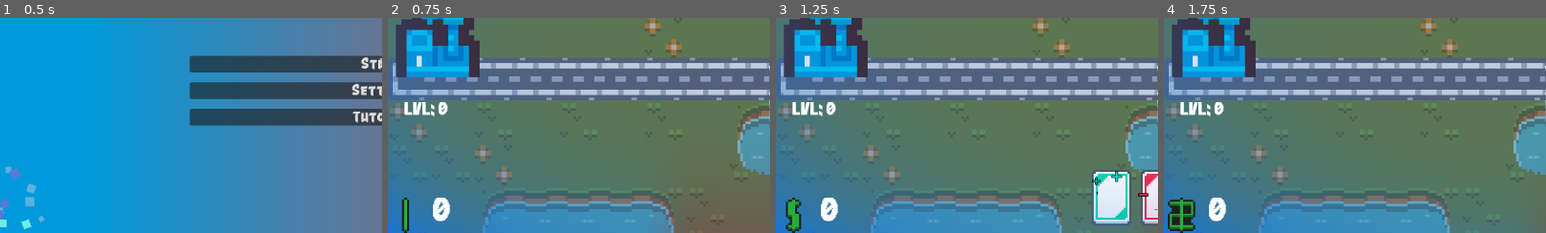
Above: before the commit, frames 1-4 (left to right).
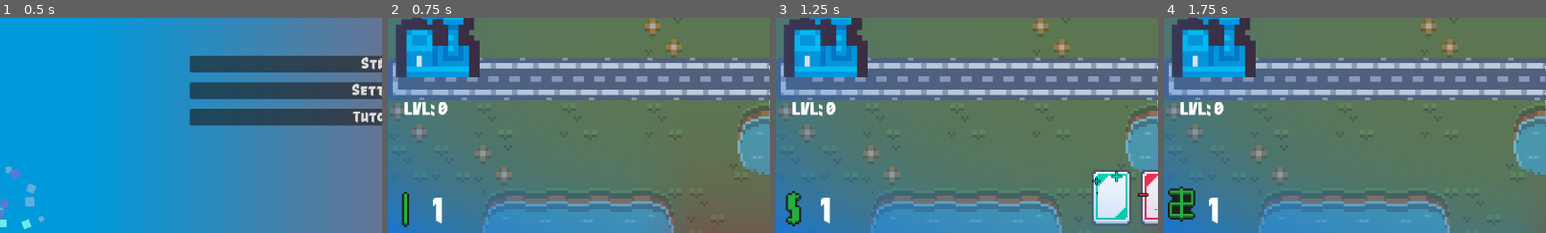
Above: after the commit, the same moments.

Repository: SpencerTWilson/WinterMelonJam
Game: Godot game, scene res://Scenes/Menus/single_player_title_screen.tscn
Two runs of this game, one before a commit and one after it. Both use one fixed random seed, a clock stepped at 60 frames per second and the inputs below. Sound files missing from this copy of the repository are replaced by a short silence.
Inputs (mouse positions are % of the whole screen's width and height, from its top left):
- Up to frame 1 (0.5 s): no input
- Up to frame 2 (0.75 s): click "Start" at 0.5 s
- Up to frame 3 (1.25 s): no input
- Up to frame 4 (1.75 s): click (98, 4) at 1.25 s
The pictures show only the part of the screen within x 0-50%, y 50-100%; the shares and areas given below are measured in that part.

Frame 1 is identical in both runs. In frame 2, 0.5% of the frame differs, in the area x 3-17%, y 80-100%; in frame 3, 0.8%; in frame 4, 1.3%, in the area x 1-17%, y 78-100%.

Commit message:
typo fixes

Diff:
--- a/Scenes/Game/Units/unit.gd
+++ b/Scenes/Game/Units/unit.gd
@@ -18,6 +18,9 @@
 	super._ready()
 	modulate.a = 0
 	spawn_anim_timer.timeout.connect(_finish_fade_in)
+	var game_manager:GameManager = get_tree().get_first_node_in_group("GameManager")
+	game_manager.your_gold += value
+	game_manager.collect("you")
 	if !blue_team:
 		set_collision_layer_value(1, false)
 		set_collision_layer_value(2, true)
@@ -64,9 +67,7 @@
 	else:
 		game_manager.blue_team_gold += value * roundf((1 - (abs(position.x)/838))*10)
 		game_manager.collect("blue")
-	game_manager.your_gold += value
 	game_manager.score += value * 10 * roundf((abs(position.x)/838)*10)
-	game_manager.collect("you")
 	#anim
 	AudioManager._play_random_clip(death_sounds, "SFX")
 	death_anim_timer = get_tree().create_timer(0.5)
--- a/Scenes/Menus/tutorial_manager.gd
+++ b/Scenes/Menus/tutorial_manager.gd
@@ -7,9 +7,9 @@
 	"[center]You are a greedy war profiteer.[/center]",
 	"[center]This is the blue base.[/center]",
 	"[center]This is the red base.[/center]",
-	"[center]They have been polarized against eachother.\nwhich is good for business![/center]",
-	"[center]The red base acted first. buy sending out a troop.[/center]",
-	"[center]Both bases will send these troops at eachother.[/center]",
+	"[center]They have been polarized against each other.\nwhich is good for business![/center]",
+	"[center]The red base acted first, by sending out a troop.[/center]",
+	"[center]Both bases will send these troops at each other.[/center]",
 	"[center]You make money for each troop created.[/center]",
 	"[center]You can influence the battle by playing cards onto the troops of either team.[/center]",
 	"[center]You need them to keep fighting to make more profit.\nSo don't let either side win![/center]",
@@ -25,7 +25,7 @@
 	"[center]Speed Increase\n doubles the speed of the unit.[/center]",
 	"[center]Melee\nHP: 10\nSPD: 25\nATK: 5\nVALUE: 1[/center]",
 	"[center]Ranged\nHP: 8\nSPD: 35\nATK: 1\nVALUE: 2[/center]",
-	"[center]Helecopter\nHP: 35\nSPD: 50\nATK: 5\nVALUE: 4[/center]",
+	"[center]Helicopter\nHP: 35\nSPD: 50\nATK: 5\nVALUE: 4[/center]",
 	"[center]Anti-Air Tank\nHP: 15\nSPD: 25\nATK: 20\nVALUE: 2[/center]",
 	"[center]Tank\nHP: 50\nSPD: 20\nATK: 10\nVALUE: 5[/center]",
 ]
